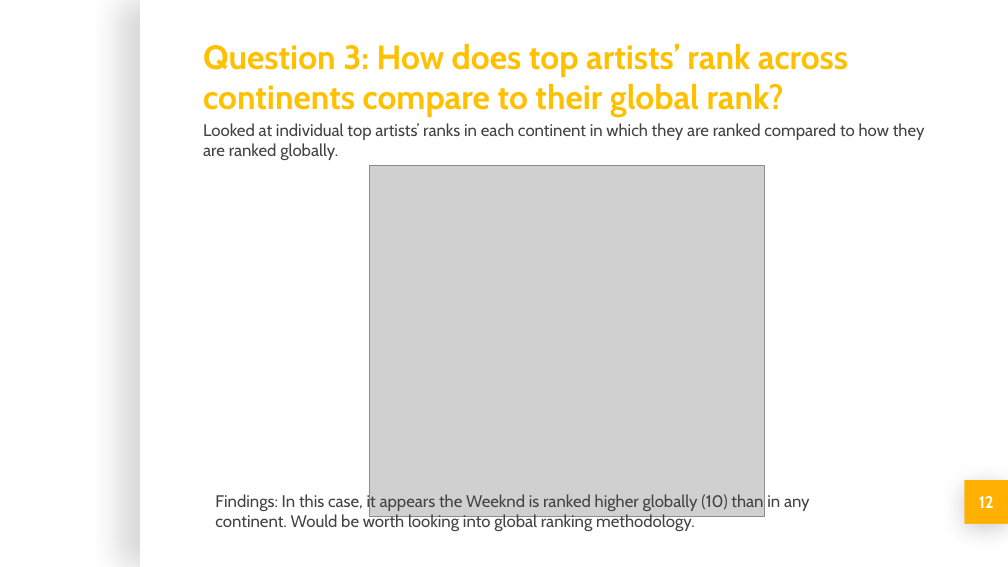
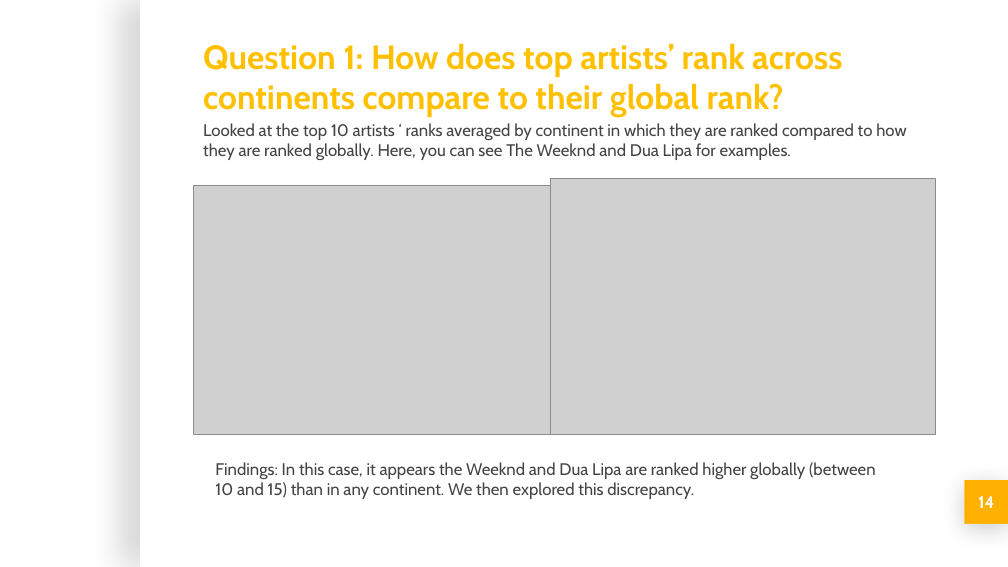
Before and after one commit to michellesimek/project_1, a slide deck: slide 14 of Project 1 PPT.pptx (slide 12 before the commit). Drawn at 1008x567 pixels with LibreOffice and Linux fonts; fonts in the diff are those of the drawing; grey boxes stand for pictures; background and template pictures are left out. Boxes give left, top, right and bottom in pixels: in the first picture for what was removed or moved away, otherwise in the second. Text is boxed around its words. In the diff, an @@ line names an element or a change of style, - is before the commit and + after.

```diff
--- a/Project 1 PPT.pptx
+++ b/Project 1 PPT.pptx
@@ title at box(203, 43, 842, 117): text changed @@
-Question 3: How does top artists’ rank across continents compare to their global rank?
+Question 1: How does top artists’ rank across continents compare to their global rank?
@@ text at box(203, 123, 906, 160): text changed @@
-Looked at individual top artists’ ranks in each continent in which they are ranked compared to how they are ranked globally.
+Looked at the top 10 artists ‘ ranks averaged by continent in which they are ranked compared to how they are ranked globally. Here, you can see The Weeknd and Dua Lipa for examples.
@@ picture removed at box(370, 166, 765, 517) @@
@@ picture added at box(550, 178, 935, 434) @@
@@ picture added at box(194, 185, 568, 434) @@
@@ text at box(215, 462, 876, 499): text changed @@
-Findings: In this case, it appears the Weeknd is ranked higher globally (10) than in any continent. Would be worth looking into global ranking methodology.
+Findings: In this case, it appears the Weeknd and Dua Lipa are ranked higher globally (between 10 and 15) than in any continent. We then explored this discrepancy.
@@ page number at box(978, 496, 994, 508): text changed @@
-12
+14
```
Also in this commit, not shown: 9 other slides changed, 11 slides added.
